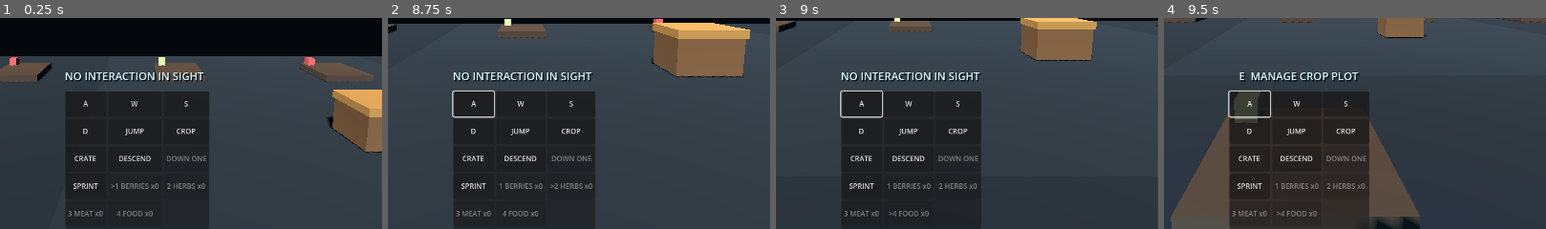
Above: before the commit, frames 1-4 (left to right).
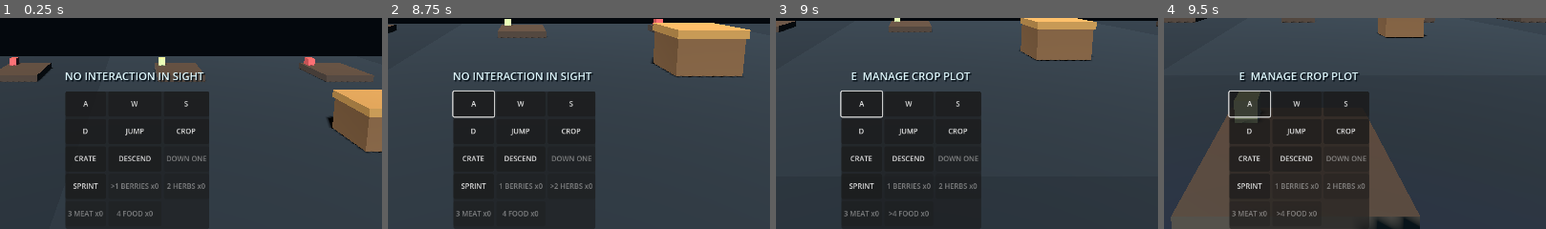
Above: after the commit, the same moments.

Repository: qaqp980520-prog/2126-Survival
Game: Godot game, scene res://world/SurfaceWorld.tscn
Same seed, same stepped clock (60 frames per second), same inputs: the game is played once before the commit and once after it.
Inputs (mouse positions are % of the whole screen's width and height, from its top left):
- Up to frame 1 (0.25 s): no input
- Up to frame 2 (8.75 s): tap Enter at 0.5 s; move the mouse to (72, 44) at 0.52 s; hold D 0.53-1.25 s; tap Q at 0.6 s; click (72, 44) at 0.67 s; tap Space at 0.77, 7.52 s; drag from (30, 54) to (45, 70) at 1.27 s; click "A" at 2 s; click "W" at 2.75 s; click "S" at 3.5 s; click "D" at 4.25 s; click "JUMP" at 5 s; move the mouse to (60, 27) at 5.77 s; hold D 5.78-6.5 s; tap T at 5.85 s; drag from (45, 70) to (20, 34) at 6.52 s; move the mouse to (80, 64) at 7.27 s; hold A 7.28-8 s; tap 2 at 7.35 s; drag from (20, 34) to (35, 24) at 8.02 s
- Up to frame 3 (9 s): move the mouse to (55, 49) at 8.77 s; hold S from 8.78 s (still down); tap 4 at 8.85 s; click (55, 49) at 8.92 s
- Up to frame 4 (9.5 s): keep holding S
The pictures show only the part of the screen within x 32-82%, y 49-99%; the shares and areas given below are measured in that part.

Frames 1-2 are identical in both runs. In frame 3, 1.0% of the frame differs, in the area x 17-54%, y 25-31%; in frame 4, nothing differs.

Commit message:
Run 64: support camera rays originating inside interaction areas

Diff:
--- a/world/SurfaceWorld.gd
+++ b/world/SurfaceWorld.gd
@@ -866,6 +866,7 @@
 	query.collision_mask = 0xFFFFFFFF
 	query.collide_with_areas = true
 	query.collide_with_bodies = true
+	query.hit_from_inside = true
 	query.exclude = [player.get_rid()]
 	var hit: Dictionary = world_3d.direct_space_state.intersect_ray(query)
 	if hit.is_empty():
